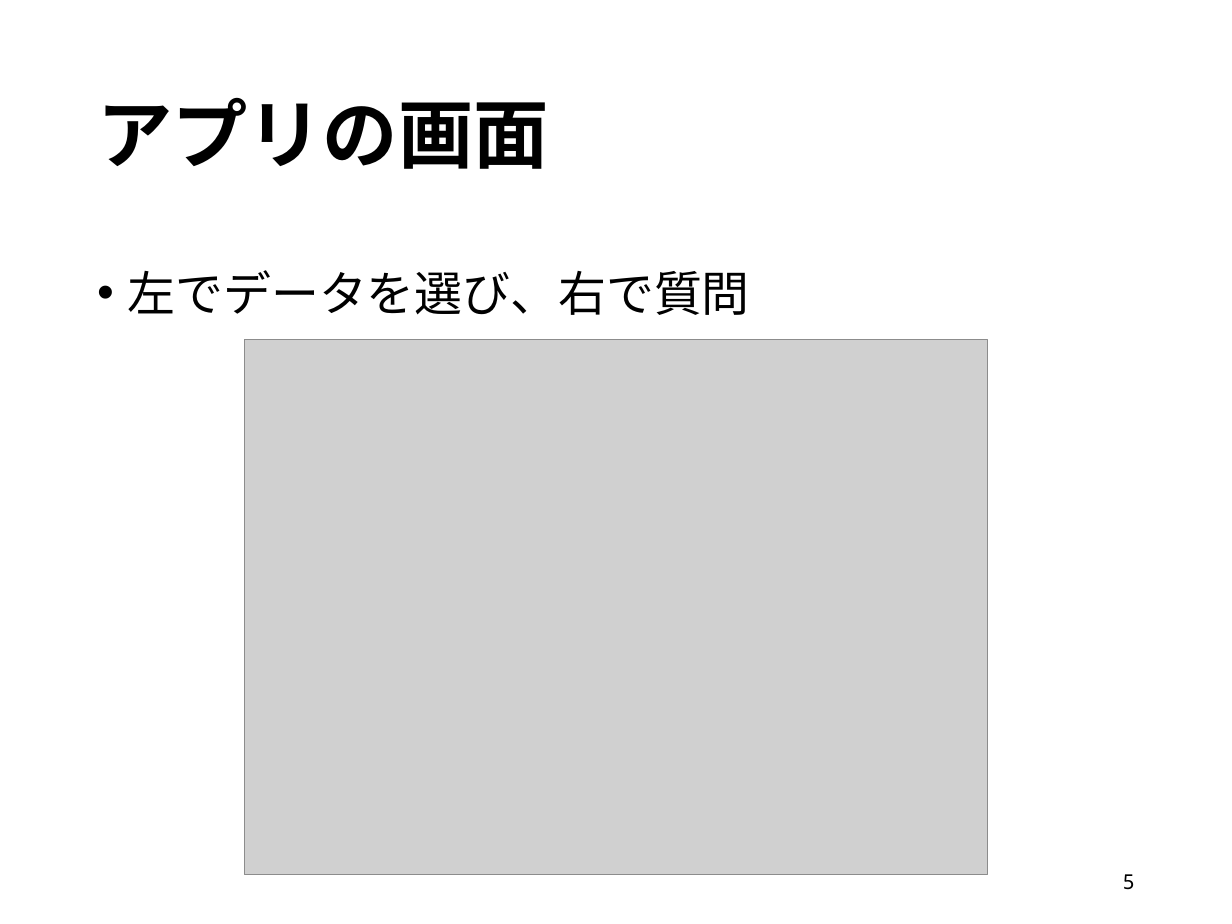
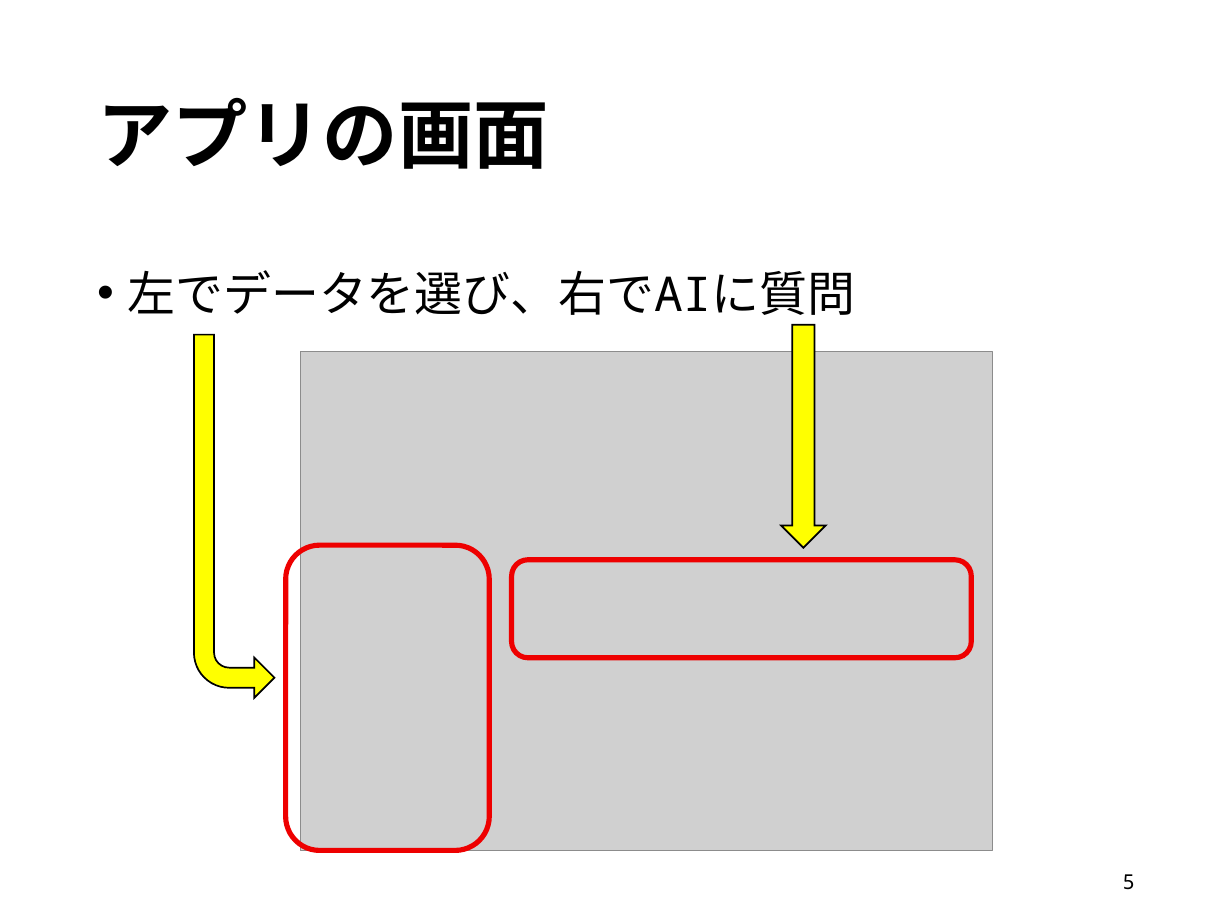
Before and after one commit to akokubo/ai_co_create_open_data, a slide deck: slide 5 of docs/ai_co_create_open_data_hachinohe.pptx. Drawn at 1232x924 pixels with LibreOffice and Linux fonts; fonts in the diff are those of the drawing; grey boxes stand for pictures. Boxes give left, top, right and bottom in pixels: in the first picture for what was removed or moved away, otherwise in the second. Text is boxed around its words. In the diff, an @@ line names an element or a change of style, - is before the commit and + after.

```diff
--- a/docs/ai_co_create_open_data_hachinohe.pptx
+++ b/docs/ai_co_create_open_data_hachinohe.pptx
@@ text at bbox=[128, 270, 855, 315]: text changed @@
-• 左でデータを選び、右で質問
+• 左でデータを選び、右でAIに質問
@@ down arrow added at bbox=[781, 325, 825, 548], fill #FFFF00, outline #000000 1 pt @@
@@ bent arrow added at bbox=[193, 335, 274, 699], fill #FFFF00, outline #000000 1 pt @@
@@ picture: place and size @@
-picture at bbox=[244, 340, 987, 875]
+picture at bbox=[301, 351, 993, 850]
@@ rounded rectangle added at bbox=[286, 546, 489, 851], outline #EE0000 3 pt @@
@@ rounded rectangle added at bbox=[511, 559, 971, 658], outline #EE0000 3 pt @@
```
Also in this commit, not shown: 1 other slide changed, 3 other files.
